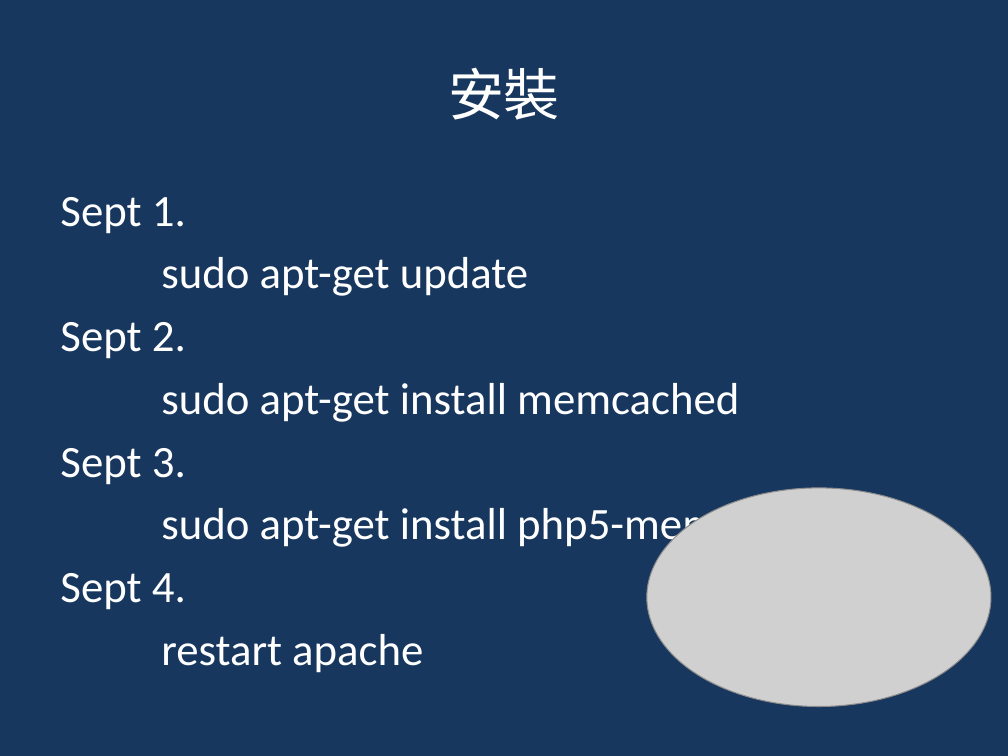
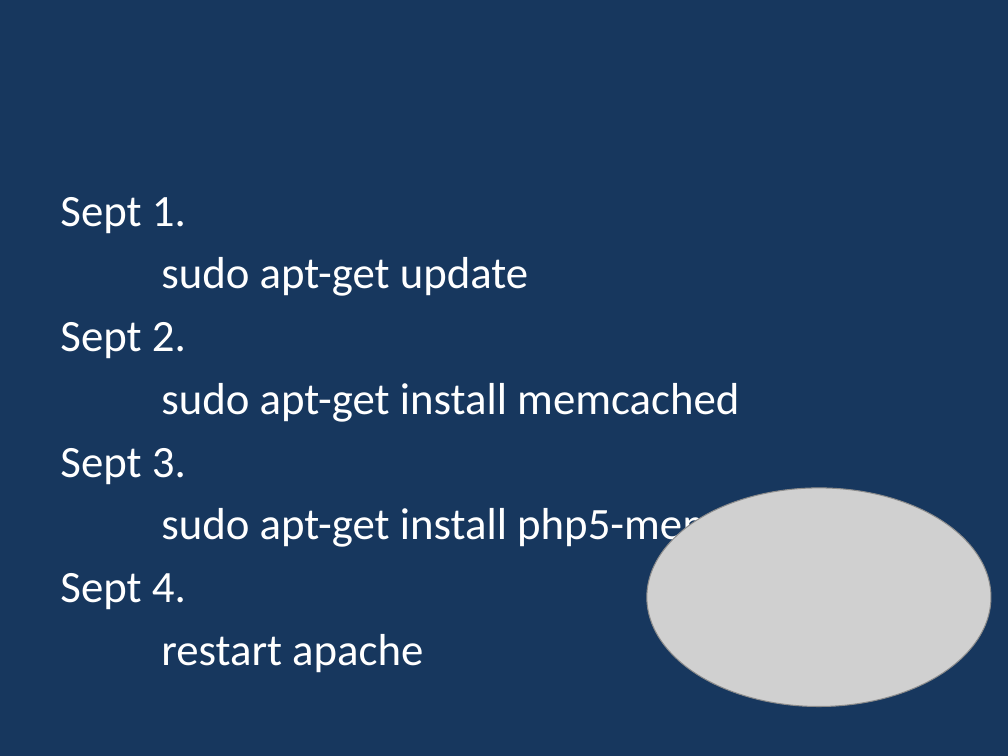
Before and after one commit to stevehong0615/ReadSoccerData, a slide deck: slide 11 of Memcached-Steve_Hong.pptx (slide 10 before the commit). Drawn at 1008x756 pixels with LibreOffice and Linux fonts; fonts in the diff are those of the drawing; grey boxes stand for pictures. Boxes give left, top, right and bottom in pixels: in the first picture for what was removed or moved away, otherwise in the second. Text is boxed around its words. In the diff, an @@ line names an element or a change of style, - is before the commit and + after.

```diff
--- a/Memcached-Steve_Hong.pptx
+++ b/Memcached-Steve_Hong.pptx
@@ title removed at box(448, 67, 560, 120) @@
-安裝
```
Also in this commit, not shown: 1 other slide changed, 2 slides added.
